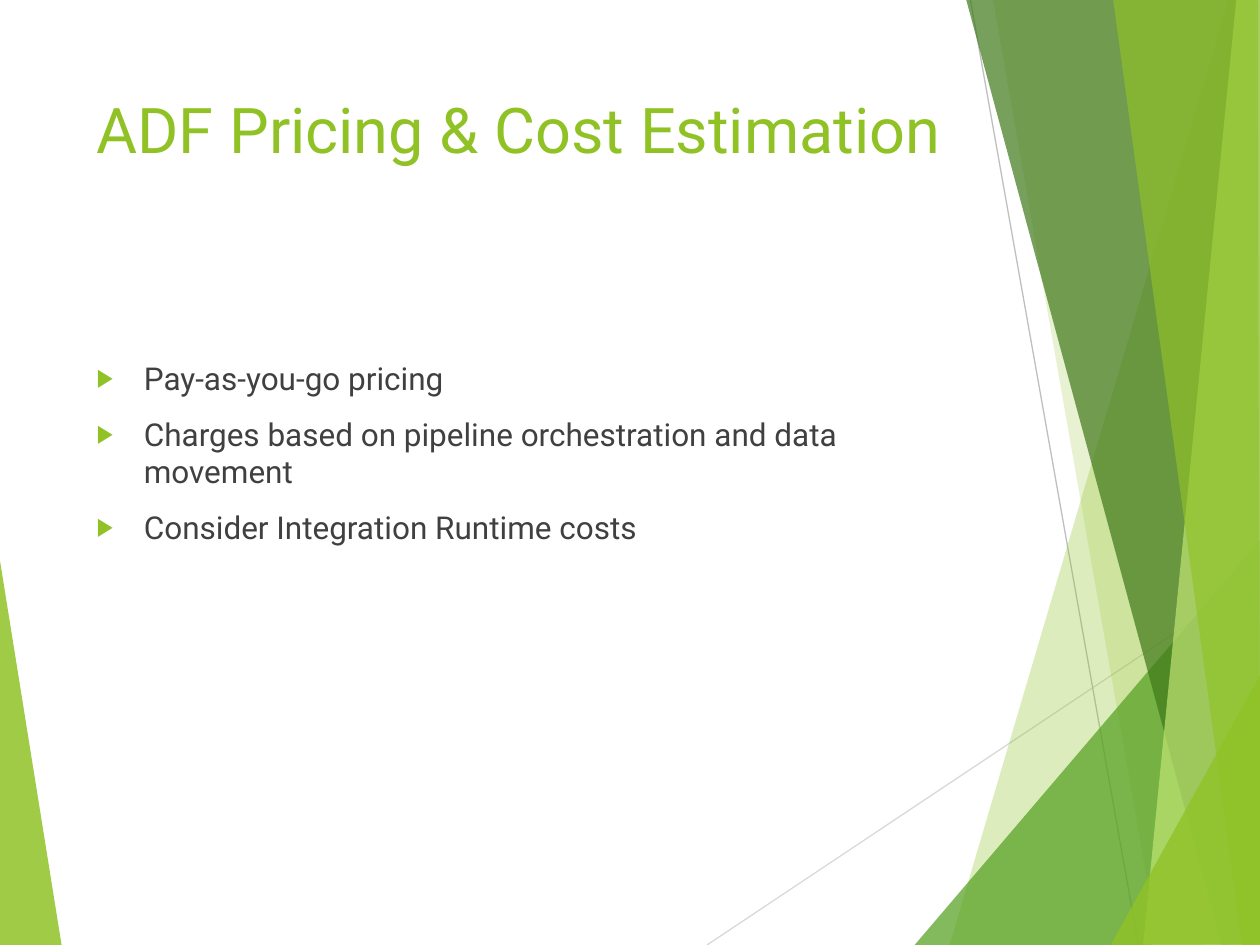
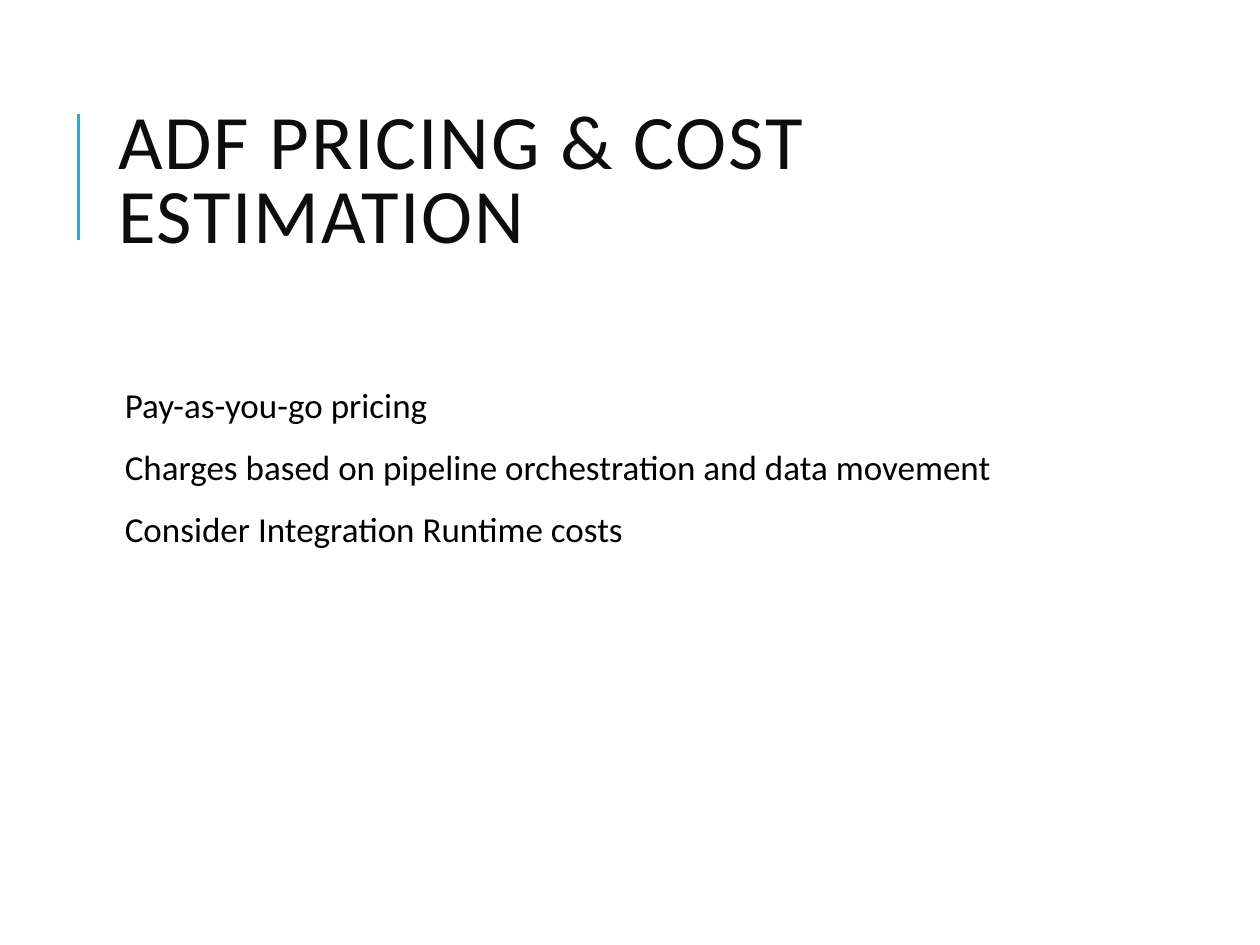
Before and after one commit to vivek1570/DE-Content-WithSnowflakes, a slide deck: slide 11 of Week-1/Day-3/Azure_Data_Factory_Overview.pptx. Drawn at 1260x945 pixels with LibreOffice and Linux fonts; fonts in the diff are those of the drawing. Boxes give left, top, right and bottom in pixels: in the first picture for what was removed or moved away, otherwise in the second. Text is boxed around its words. In the diff, an @@ line names an element or a change of style, - is before the commit and + after.

```diff
--- a/Week-1/Day-3/Azure_Data_Factory_Overview.pptx
+++ b/Week-1/Day-3/Azure_Data_Factory_Overview.pptx
@@ title "ADF PRICING & COST ESTIMATION" at (118,119,803,244): vertical alignment top to middle @@
@@ line added from (78, 239) to (78, 113), #1CADE4 1.5 pt @@
@@ title at (118,119,803,244): text changed; size 36 to 44 pt; font Roboto to Calibri; text colour #90C226 to #0D0D0D @@
-ADF Pricing & Cost Estimation
+ADF PRICING & COST ESTIMATION
@@ text "Pay-as-you-go pricing": place and size @@
-text "Pay-as-you-go pricing" at (144,367,836,546)
+text "Pay-as-you-go pricing" at (125,394,991,548)
@@ text "Pay-as-you-go pricing" at (125,394,991,548): size 18 to 20 pt, font Roboto to Calibri, text colour #404040 to #000000; bullet ▶ to  ; line spacing 1 to 0.9; more space between paragraphs; bullet colour #90C226 to #1CADE4 @@
@@ group removed at (0,0,1260,945): 8 freeform shapes, 2 lines @@
```
Also in this commit, not shown: 11 other slides changed, 7 other files.
